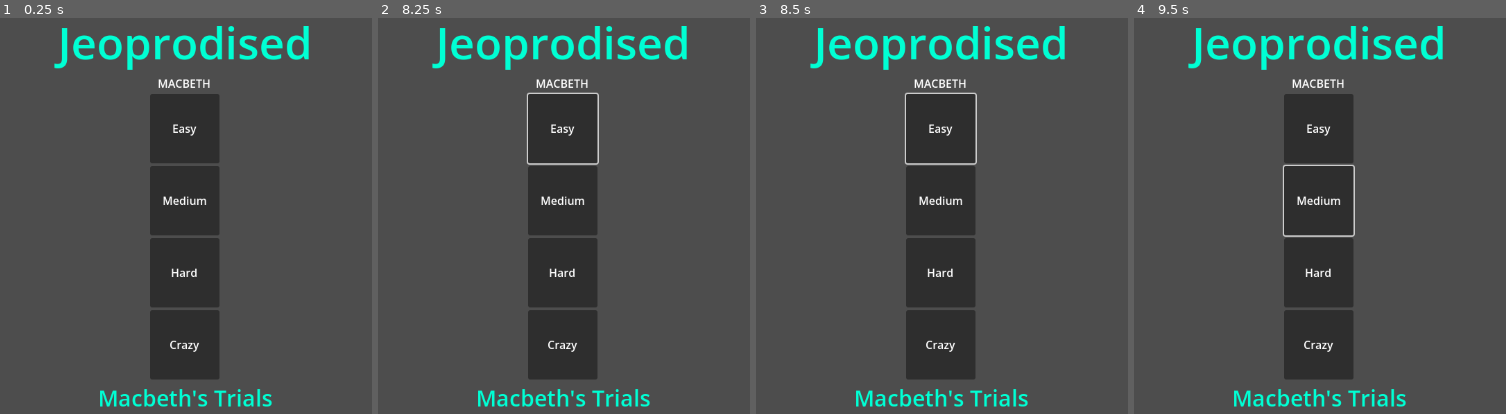
Above: before the commit, frames 1-4 (left to right).
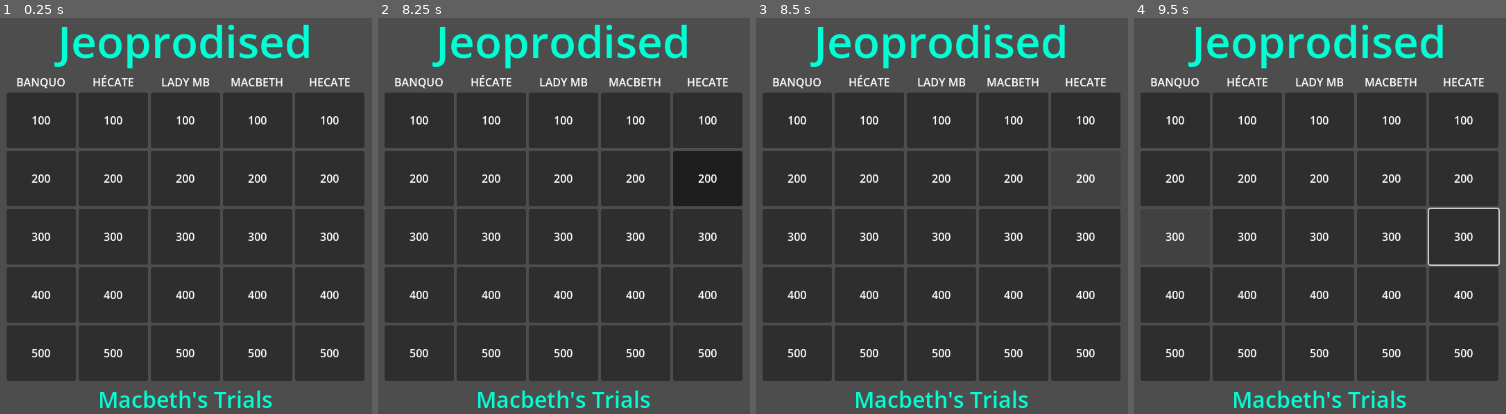
Above: after the commit, the same moments.

Repository: FreeformWave544/Jeoprodised
Game: Godot game, scene res://Scenes/Main.tscn
Same seed, same stepped clock (60 frames per second), same inputs: the game is played once before the commit and once after it. Before the commit the project has no main scene; this scene is started directly in both runs.
Inputs (mouse positions are in pixels of both pictures, inside the frame that each line leads up to):
- Up to frame 1 (0.25 s): no input
- Up to frame 2 (8.25 s): click (418, 120) at 0.52 s; click (564, 200) at 1.27 s; click (418, 180) at 2.02 s; click (564, 271) at 2.77 s; click (418, 235) at 3.52 s; click (564, 346) at 4.27 s; click (418, 295) at 5.02 s; click (418, 354) at 5.77 s; click (564, 128) at 6.52 s; click (564, 128) at 7.27 s; tap Enter at 8 s; move the mouse to (738, 188) at 8.02 s; hold Right from 8.03 s (still down); tap Alt at 8.1 s; click (738, 188) at 8.17 s
- Up to frame 3 (8.5 s): keep holding Right
- Up to frame 4 (9.5 s): tap Space at 8.75 s; move the mouse to (1160, 235) at 8.77 s; release Right at 8.78 s; hold Down from 8.78 s (still down); tap Shift at 8.85 s

The runs differ from the first frame. In frame 1, 55% of the frame differs, in the area x 1-98%, y 1-99%; in frame 2, 56%; in frame 3, 53%; in frame 4, 53%.

Commit message:
Started on main question logic.

Diff:
--- a/Scenes/Main.tscn
+++ b/Scenes/Main.tscn
@@ -1,4 +1,6 @@
 [gd_scene format=3 uid="uid://dmi3g3vg775of"]
+
+[ext_resource type="Script" uid="uid://xetbu2gel4oe" path="res://Scenes/main.gd" id="1_r150o"]
 
 [sub_resource type="LabelSettings" id="LabelSettings_c1w88"]
 font_size = 64
@@ -8,13 +10,28 @@
 font_size = 32
 font_color = Color(0, 1, 0.83137256, 1)
 
-[node name="Control" type="Control" unique_id=1347978569]
+[node name="Main" type="Control" unique_id=1347978569]
 layout_mode = 3
 anchors_preset = 15
 anchor_right = 1.0
 anchor_bottom = 1.0
 grow_horizontal = 2
 grow_vertical = 2
+script = ExtResource("1_r150o")
+questions = Dictionary[String, Dictionary]({
+"Banquo": {
+"Who is this guy?": "Idk..."
+},
+"Hécate": {
+"THE QUEEN OF THE WITCHES!!": "ALL HAIL!!"
+},
+"Lady MB": {
+"Who is Lady Macbeth's 'loving' husband?": "Macbeth"
+},
+"Macbeth": {
+"Who is Macbeth's 'loving' wife?": "Lady Macbeth"
+}
+})
 
 [node name="Center" type="CenterContainer" parent="." unique_id=1363314097]
 layout_mode = 1
@@ -37,77 +54,445 @@
 layout_mode = 2
 alignment = 1
 
-[node name="Collumn" type="VBoxContainer" parent="Center/VBox/HBoxContainer" unique_id=1090525586]
-layout_mode = 2
-
-[node name="Title" type="Label" parent="Center/VBox/HBoxContainer/Collumn" unique_id=966629315]
+[node name="Macbeth" type="VBoxContainer" parent="Center/VBox/HBoxContainer" unique_id=1090525586]
+layout_mode = 2
+
+[node name="Title" type="Label" parent="Center/VBox/HBoxContainer/Macbeth" unique_id=966629315]
 layout_mode = 2
 text = "MACBETH"
 horizontal_alignment = 1
 
-[node name="Easy" type="Button" parent="Center/VBox/HBoxContainer/Collumn" unique_id=578545645]
-custom_minimum_size = Vector2(100, 100)
-layout_mode = 2
-
-[node name="Center" type="CenterContainer" parent="Center/VBox/HBoxContainer/Collumn/Easy" unique_id=1225465305]
-layout_mode = 1
-anchors_preset = 15
-anchor_right = 1.0
-anchor_bottom = 1.0
-grow_horizontal = 2
-grow_vertical = 2
-
-[node name="Label" type="Label" parent="Center/VBox/HBoxContainer/Collumn/Easy/Center" unique_id=1135858714]
-layout_mode = 2
-text = "Easy"
-
-[node name="Medium" type="Button" parent="Center/VBox/HBoxContainer/Collumn" unique_id=253153168]
-custom_minimum_size = Vector2(100, 100)
-layout_mode = 2
-
-[node name="Center" type="CenterContainer" parent="Center/VBox/HBoxContainer/Collumn/Medium" unique_id=381695229]
-layout_mode = 1
-anchors_preset = 15
-anchor_right = 1.0
-anchor_bottom = 1.0
-grow_horizontal = 2
-grow_vertical = 2
-
-[node name="Label" type="Label" parent="Center/VBox/HBoxContainer/Collumn/Medium/Center" unique_id=570041931]
-layout_mode = 2
-text = "Medium"
-
-[node name="Hard" type="Button" parent="Center/VBox/HBoxContainer/Collumn" unique_id=289975666]
-custom_minimum_size = Vector2(100, 100)
-layout_mode = 2
-
-[node name="Center" type="CenterContainer" parent="Center/VBox/HBoxContainer/Collumn/Hard" unique_id=439704796]
-layout_mode = 1
-anchors_preset = 15
-anchor_right = 1.0
-anchor_bottom = 1.0
-grow_horizontal = 2
-grow_vertical = 2
-
-[node name="Label" type="Label" parent="Center/VBox/HBoxContainer/Collumn/Hard/Center" unique_id=986029676]
-layout_mode = 2
-text = "Hard"
-
-[node name="Crazy" type="Button" parent="Center/VBox/HBoxContainer/Collumn" unique_id=1903070]
-custom_minimum_size = Vector2(100, 100)
-layout_mode = 2
-
-[node name="Center" type="CenterContainer" parent="Center/VBox/HBoxContainer/Collumn/Crazy" unique_id=982733145]
-layout_mode = 1
-anchors_preset = 15
-anchor_right = 1.0
-anchor_bottom = 1.0
-grow_horizontal = 2
-grow_vertical = 2
-
-[node name="Label" type="Label" parent="Center/VBox/HBoxContainer/Collumn/Crazy/Center" unique_id=579259273]
-layout_mode = 2
-text = "Crazy"
+[node name="100" type="Button" parent="Center/VBox/HBoxContainer/Macbeth" unique_id=578545645]
+custom_minimum_size = Vector2(100, 80)
+layout_mode = 2
+
+[node name="Center" type="CenterContainer" parent="Center/VBox/HBoxContainer/Macbeth/100" unique_id=1225465305]
+layout_mode = 1
+anchors_preset = 15
+anchor_right = 1.0
+anchor_bottom = 1.0
+grow_horizontal = 2
+grow_vertical = 2
+
+[node name="Label" type="Label" parent="Center/VBox/HBoxContainer/Macbeth/100/Center" unique_id=1135858714]
+layout_mode = 2
+text = "100"
+
+[node name="200" type="Button" parent="Center/VBox/HBoxContainer/Macbeth" unique_id=253153168]
+custom_minimum_size = Vector2(100, 80)
+layout_mode = 2
+
+[node name="Center" type="CenterContainer" parent="Center/VBox/HBoxContainer/Macbeth/200" unique_id=381695229]
+layout_mode = 1
+anchors_preset = 15
+anchor_right = 1.0
+anchor_bottom = 1.0
+grow_horizontal = 2
+grow_vertical = 2
+
+[node name="Label" type="Label" parent="Center/VBox/HBoxContainer/Macbeth/200/Center" unique_id=570041931]
+layout_mode = 2
+text = "200"
+
+[node name="300" type="Button" parent="Center/VBox/HBoxContainer/Macbeth" unique_id=289975666]
+custom_minimum_size = Vector2(100, 80)
+layout_mode = 2
+
+[node name="Center" type="CenterContainer" parent="Center/VBox/HBoxContainer/Macbeth/300" unique_id=439704796]
+layout_mode = 1
+anchors_preset = 15
+anchor_right = 1.0
+anchor_bottom = 1.0
+grow_horizontal = 2
+grow_vertical = 2
+
+[node name="Label" type="Label" parent="Center/VBox/HBoxContainer/Macbeth/300/Center" unique_id=986029676]
+layout_mode = 2
+text = "300"
+
+[node name="400" type="Button" parent="Center/VBox/HBoxContainer/Macbeth" unique_id=1903070]
+custom_minimum_size = Vector2(100, 80)
+layout_mode = 2
+
+[node name="Center" type="CenterContainer" parent="Center/VBox/HBoxContainer/Macbeth/400" unique_id=982733145]
+layout_mode = 1
+anchors_preset = 15
+anchor_right = 1.0
+anchor_bottom = 1.0
+grow_horizontal = 2
+grow_vertical = 2
+
+[node name="Label" type="Label" parent="Center/VBox/HBoxContainer/Macbeth/400/Center" unique_id=579259273]
+layout_mode = 2
+text = "400"
+
+[node name="500" type="Button" parent="Center/VBox/HBoxContainer/Macbeth" unique_id=257337714]
+custom_minimum_size = Vector2(100, 80)
+layout_mode = 2
+
+[node name="Center" type="CenterContainer" parent="Center/VBox/HBoxContainer/Macbeth/500" unique_id=815865393]
+layout_mode = 1
+anchors_preset = 15
+anchor_right = 1.0
+anchor_bottom = 1.0
+grow_horizontal = 2
+grow_vertical = 2
+
+[node name="Label" type="Label" parent="Center/VBox/HBoxContainer/Macbeth/500/Center" unique_id=1897903694]
+layout_mode = 2
+text = "500"
+
+[node name="Lady MB" type="VBoxContainer" parent="Center/VBox/HBoxContainer" unique_id=1286740390]
+layout_mode = 2
+
+[node name="Title" type="Label" parent="Center/VBox/HBoxContainer/Lady MB" unique_id=910221841]
+layout_mode = 2
+text = "LADY MB"
+horizontal_alignment = 1
+
+[node name="100" type="Button" parent="Center/VBox/HBoxContainer/Lady MB" unique_id=1541594086]
+custom_minimum_size = Vector2(100, 80)
+layout_mode = 2
+
+[node name="Center" type="CenterContainer" parent="Center/VBox/HBoxContainer/Lady MB/100" unique_id=514375144]
+layout_mode = 1
+anchors_preset = 15
+anchor_right = 1.0
+anchor_bottom = 1.0
+grow_horizontal = 2
+grow_vertical = 2
+
+[node name="Label" type="Label" parent="Center/VBox/HBoxContainer/Lady MB/100/Center" unique_id=1714400241]
+layout_mode = 2
+text = "100"
+
+[node name="200" type="Button" parent="Center/VBox/HBoxContainer/Lady MB" unique_id=1849057623]
+custom_minimum_size = Vector2(100, 80)
+layout_mode = 2
+
+[node name="Center" type="CenterContainer" parent="Center/VBox/HBoxContainer/Lady MB/200" unique_id=62174524]
+layout_mode = 1
+anchors_preset = 15
+anchor_right = 1.0
+anchor_bottom = 1.0
+grow_horizontal = 2
+grow_vertical = 2
+
+[node name="Label" type="Label" parent="Center/VBox/HBoxContainer/Lady MB/200/Center" unique_id=628865940]
+layout_mode = 2
+text = "200"
+
+[node name="300" type="Button" parent="Center/VBox/HBoxContainer/Lady MB" unique_id=1226489620]
+custom_minimum_size = Vector2(100, 80)
+layout_mode = 2
+
+[node name="Center" type="CenterContainer" parent="Center/VBox/HBoxContainer/Lady MB/300" unique_id=1138900343]
+layout_mode = 1
+anchors_preset = 15
+anchor_right = 1.0
+anchor_bottom = 1.0
+grow_horizontal = 2
+grow_vertical = 2
+
+[node name="Label" type="Label" parent="Center/VBox/HBoxContainer/Lady MB/300/Center" unique_id=1133576182]
+layout_mode = 2
+text = "300"
+
+[node name="400" type="Button" parent="Center/VBox/HBoxContainer/Lady MB" unique_id=350657069]
+custom_minimum_size = Vector2(100, 80)
+layout_mode = 2
+
+[node name="Center" type="CenterContainer" parent="Center/VBox/HBoxContainer/Lady MB/400" unique_id=154386746]
+layout_mode = 1
+anchors_preset = 15
+anchor_right = 1.0
+anchor_bottom = 1.0
+grow_horizontal = 2
+grow_vertical = 2
+
+[node name="Label" type="Label" parent="Center/VBox/HBoxContainer/Lady MB/400/Center" unique_id=1392842388]
+layout_mode = 2
+text = "400"
+
+[node name="500" type="Button" parent="Center/VBox/HBoxContainer/Lady MB" unique_id=413625889]
+custom_minimum_size = Vector2(100, 80)
+layout_mode = 2
+
+[node name="Center" type="CenterContainer" parent="Center/VBox/HBoxContainer/Lady MB/500" unique_id=965118158]
+layout_mode = 1
+anchors_preset = 15
+anchor_right = 1.0
+anchor_bottom = 1.0
+grow_horizontal = 2
+grow_vertical = 2
+
+[node name="Label" type="Label" parent="Center/VBox/HBoxContainer/Lady MB/500/Center" unique_id=1773839484]
+layout_mode = 2
+text = "500"
+
+[node name="Banquo" type="VBoxContainer" parent="Center/VBox/HBoxContainer" unique_id=94539638]
+layout_mode = 2
+
+[node name="Title" type="Label" parent="Center/VBox/HBoxContainer/Banquo" unique_id=2054548950]
+layout_mode = 2
+text = "BANQUO"
+horizontal_alignment = 1
+
+[node name="100" type="Button" parent="Center/VBox/HBoxContainer/Banquo" unique_id=803034786]
+custom_minimum_size = Vector2(100, 80)
+layout_mode = 2
+
+[node name="Center" type="CenterContainer" parent="Center/VBox/HBoxContainer/Banquo/100" unique_id=1197418437]
+layout_mode = 1
+anchors_preset = 15
+anchor_right = 1.0
+anchor_bottom = 1.0
+grow_horizontal = 2
+grow_vertical = 2
+
+[node name="Label" type="Label" parent="Center/VBox/HBoxContainer/Banquo/100/Center" unique_id=717480046]
+layout_mode = 2
+text = "100"
+
+[node name="200" type="Button" parent="Center/VBox/HBoxContainer/Banquo" unique_id=1666458089]
+custom_minimum_size = Vector2(100, 80)
+layout_mode = 2
+
+[node name="Center" type="CenterContainer" parent="Center/VBox/HBoxContainer/Banquo/200" unique_id=1015866007]
+layout_mode = 1
+anchors_preset = 15
+anchor_right = 1.0
+anchor_bottom = 1.0
+grow_horizontal = 2
+grow_vertical = 2
+
+[node name="Label" type="Label" parent="Center/VBox/HBoxContainer/Banquo/200/Center" unique_id=1829612269]
+layout_mode = 2
+text = "200"
+
+[node name="300" type="Button" parent="Center/VBox/HBoxContainer/Banquo" unique_id=2026448436]
+custom_minimum_size = Vector2(100, 80)
+layout_mode = 2
+
+[node name="Center" type="CenterContainer" parent="Center/VBox/HBoxContainer/Banquo/300" unique_id=1773715820]
+layout_mode = 1
+anchors_preset = 15
+anchor_right = 1.0
+anchor_bottom = 1.0
+grow_horizontal = 2
+grow_vertical = 2
+
+[node name="Label" type="Label" parent="Center/VBox/HBoxContainer/Banquo/300/Center" unique_id=1344163584]
+layout_mode = 2
+text = "300"
+
+[node name="400" type="Button" parent="Center/VBox/HBoxContainer/Banquo" unique_id=360810218]
+custom_minimum_size = Vector2(100, 80)
+layout_mode = 2
+
+[node name="Center" type="CenterContainer" parent="Center/VBox/HBoxContainer/Banquo/400" unique_id=23714180]
+layout_mode = 1
+anchors_preset = 15
+anchor_right = 1.0
+anchor_bottom = 1.0
+grow_horizontal = 2
+grow_vertical = 2
+
+[node name="Label" type="Label" parent="Center/VBox/HBoxContainer/Banquo/400/Center" unique_id=523193687]
+layout_mode = 2
+text = "400"
+
+[node name="500" type="Button" parent="Center/VBox/HBoxContainer/Banquo" unique_id=1578213795]
+custom_minimum_size = Vector2(100, 80)
+layout_mode = 2
+
+[node name="Center" type="CenterContainer" parent="Center/VBox/HBoxContainer/Banquo/500" unique_id=1802195355]
+layout_mode = 1
+anchors_preset = 15
+anchor_right = 1.0
+anchor_bottom = 1.0
+grow_horizontal = 2
+grow_vertical = 2
+
+[node name="Label" type="Label" parent="Center/VBox/HBoxContainer/Banquo/500/Center" unique_id=1469135744]
+layout_mode = 2
+text = "500"
+
+[node name="Witches" type="VBoxContainer" parent="Center/VBox/HBoxContainer" unique_id=1475196806]
+layout_mode = 2
+
+[node name="Title" type="Label" parent="Center/VBox/HBoxContainer/Witches" unique_id=703213181]
+layout_mode = 2
+text = "WITCHES"
+horizontal_alignment = 1
+
+[node name="100" type="Button" parent="Center/VBox/HBoxContainer/Witches" unique_id=799538186]
+custom_minimum_size = Vector2(100, 80)
+layout_mode = 2
+
+[node name="Center" type="CenterContainer" parent="Center/VBox/HBoxContainer/Witches/100" unique_id=502165077]
+layout_mode = 1
+anchors_preset = 15
+anchor_right = 1.0
+anchor_bottom = 1.0
+grow_horizontal = 2
+grow_vertical = 2
+
+[node name="Label" type="Label" parent="Center/VBox/HBoxContainer/Witches/100/Center" unique_id=1829560642]
+layout_mode = 2
+text = "100"
+
+[node name="200" type="Button" parent="Center/VBox/HBoxContainer/Witches" unique_id=746917100]
+custom_minimum_size = Vector2(100, 80)
+layout_mode = 2
+
+[node name="Center" type="CenterContainer" parent="Center/VBox/HBoxContainer/Witches/200" unique_id=107215317]
+layout_mode = 1
+anchors_preset = 15
+anchor_right = 1.0
+anchor_bottom = 1.0
+grow_horizontal = 2
+grow_vertical = 2
+
+[node name="Label" type="Label" parent="Center/VBox/HBoxContainer/Witches/200/Center" unique_id=445083613]
+layout_mode = 2
+text = "200"
+
+[node name="300" type="Button" parent="Center/VBox/HBoxContainer/Witches" unique_id=971391247]
+custom_minimum_size = Vector2(100, 80)
+layout_mode = 2
+
+[node name="Center" type="CenterContainer" parent="Center/VBox/HBoxContainer/Witches/300" unique_id=731691407]
+layout_mode = 1
+anchors_preset = 15
+anchor_right = 1.0
+anchor_bottom = 1.0
+grow_horizontal = 2
+grow_vertical = 2
+
+[node name="Label" type="Label" parent="Center/VBox/HBoxContainer/Witches/300/Center" unique_id=1597618804]
+layout_mode = 2
+text = "300"
+
+[node name="400" type="Button" parent="Center/VBox/HBoxContainer/Witches" unique_id=762371937]
+custom_minimum_size = Vector2(100, 80)
+layout_mode = 2
+
+[node name="Center" type="CenterContainer" parent="Center/VBox/HBoxContainer/Witches/400" unique_id=93391951]
+layout_mode = 1
+anchors_preset = 15
+anchor_right = 1.0
+anchor_bottom = 1.0
+grow_horizontal = 2
+grow_vertical = 2
+
+[node name="Label" type="Label" parent="Center/VBox/HBoxContainer/Witches/400/Center" unique_id=1370073122]
+layout_mode = 2
+text = "400"
+
+[node name="500" type="Button" parent="Center/VBox/HBoxContainer/Witches" unique_id=729176298]
+custom_minimum_size = Vector2(100, 80)
+layout_mode = 2
+
+[node name="Center" type="CenterContainer" parent="Center/VBox/HBoxContainer/Witches/500" unique_id=717041815]
+layout_mode = 1
+anchors_preset = 15
+anchor_right = 1.0
+anchor_bottom = 1.0
+grow_horizontal = 2
+grow_vertical = 2
+
+[node name="Label" type="Label" parent="Center/VBox/HBoxContainer/Witches/500/Center" unique_id=864910892]
+layout_mode = 2
+text = "500"
+
+[node name="Hecate" type="VBoxContainer" parent="Center/VBox/HBoxContainer" unique_id=1094075093]
+layout_mode = 2
+
+[node name="Title" type="Label" parent="Center/VBox/HBoxContainer/Hecate" unique_id=1865935192]
+layout_mode = 2
+text = "HECATE"
+horizontal_alignment = 1
+
+[node name="100" type="Button" parent="Center/VBox/HBoxContainer/Hecate" unique_id=1985056159]
+custom_minimum_size = Vector2(100, 80)
+layout_mode = 2
+
+[node name="Center" type="CenterContainer" parent="Center/VBox/HBoxContainer/Hecate/100" unique_id=1906444321]
+layout_mode = 1
+anchors_preset = 15
+anchor_right = 1.0
+anchor_bottom = 1.0
+grow_horizontal = 2
+grow_vertical = 2
+
+[node name="Label" type="Label" parent="Center/VBox/HBoxContainer/Hecate/100/Center" unique_id=1865550341]
+layout_mode = 2
+text = "100"
+
+[node name="200" type="Button" parent="Center/VBox/HBoxContainer/Hecate" unique_id=1740804919]
+custom_minimum_size = Vector2(100, 80)
+layout_mode = 2
+
+[node name="Center" type="CenterContainer" parent="Center/VBox/HBoxContainer/Hecate/200" unique_id=1901838098]
+layout_mode = 1
+anchors_preset = 15
+anchor_right = 1.0
+anchor_bottom = 1.0
+grow_horizontal = 2
+grow_vertical = 2
+
+[node name="Label" type="Label" parent="Center/VBox/HBoxContainer/Hecate/200/Center" unique_id=1759765524]
+layout_mode = 2
+text = "200"
+
+[node name="300" type="Button" parent="Center/VBox/HBoxContainer/Hecate" unique_id=1344805121]
+custom_minimum_size = Vector2(100, 80)
+layout_mode = 2
+
+[node name="Center" type="CenterContainer" parent="Center/VBox/HBoxContainer/Hecate/300" unique_id=2096180712]
+layout_mode = 1
+anchors_preset = 15
+anchor_right = 1.0
+anchor_bottom = 1.0
+grow_horizontal = 2
+grow_vertical = 2
+
+[node name="Label" type="Label" parent="Center/VBox/HBoxContainer/Hecate/300/Center" unique_id=1749144901]
+layout_mode = 2
+text = "300"
+
+[node name="400" type="Button" parent="Center/VBox/HBoxContainer/Hecate" unique_id=1774218699]
+custom_minimum_size = Vector2(100, 80)
+layout_mode = 2
+
+[node name="Center" type="CenterContainer" parent="Center/VBox/HBoxContainer/Hecate/400" unique_id=360411757]
+layout_mode = 1
+anchors_preset = 15
+anchor_right = 1.0
+anchor_bottom = 1.0
+grow_horizontal = 2
+grow_vertical = 2
+
+[node name="Label" type="Label" parent="Center/VBox/HBoxContainer/Hecate/400/Center" unique_id=929748630]
+layout_mode = 2
+text = "400"
+
+[node name="500" type="Button" parent="Center/VBox/HBoxContainer/Hecate" unique_id=1173406040]
+custom_minimum_size = Vector2(100, 80)
+layout_mode = 2
+
+[node name="Center" type="CenterContainer" parent="Center/VBox/HBoxContainer/Hecate/500" unique_id=798687566]
+layout_mode = 1
+anchors_preset = 15
+anchor_right = 1.0
+anchor_bottom = 1.0
+grow_horizontal = 2
+grow_vertical = 2
+
+[node name="Label" type="Label" parent="Center/VBox/HBoxContainer/Hecate/500/Center" unique_id=760069164]
+layout_mode = 2
+text = "500"
 
 [node name="Headline" type="Label" parent="Center/VBox" unique_id=383276405]
 layout_mode = 2
--- /dev/null
+++ b/Scenes/main.gd
@@ -0,0 +1,23 @@
+extends Control
+
+var teams = [0, 0, 0, 0]
+@export var questions: Dictionary[String, Dictionary]
+
+func _ready() -> void:
+	for i in range(2):
+		for idx in range(len($Center/VBox/HBoxContainer.get_children())):
+			var child = $Center/VBox/HBoxContainer.get_child(idx)
+			if idx < len(questions.keys()): child.name = questions.keys()[idx]
+			child.find_child("Title").text = child.name.to_upper()
+			for kiddo in child.get_children():
+				if kiddo is Button and not kiddo.pressed.is_connected(_btn_press): kiddo.pressed.connect(_btn_press.bind(int(kiddo.name), kiddo))
+
+func _btn_press(score: int, btn):
+	find_card(btn.get_parent().name)
+	var team = 1
+	teams[team - 1] += score
+
+func find_card(type):
+	if not type in questions: print("NO RELATED Qs") ; return
+	var q = questions[type].keys().pick_random()
+	print(q)
--- a/project.godot
+++ b/project.godot
@@ -11,6 +11,7 @@
 [application]
 
 config/name="Jeoprodised"
+run/main_scene="uid://dmi3g3vg775of"
 config/features=PackedStringArray("4.6", "Forward Plus")
 config/icon="res://icon.svg"
 
Not shown, added: Scenes/main.gd.uid
